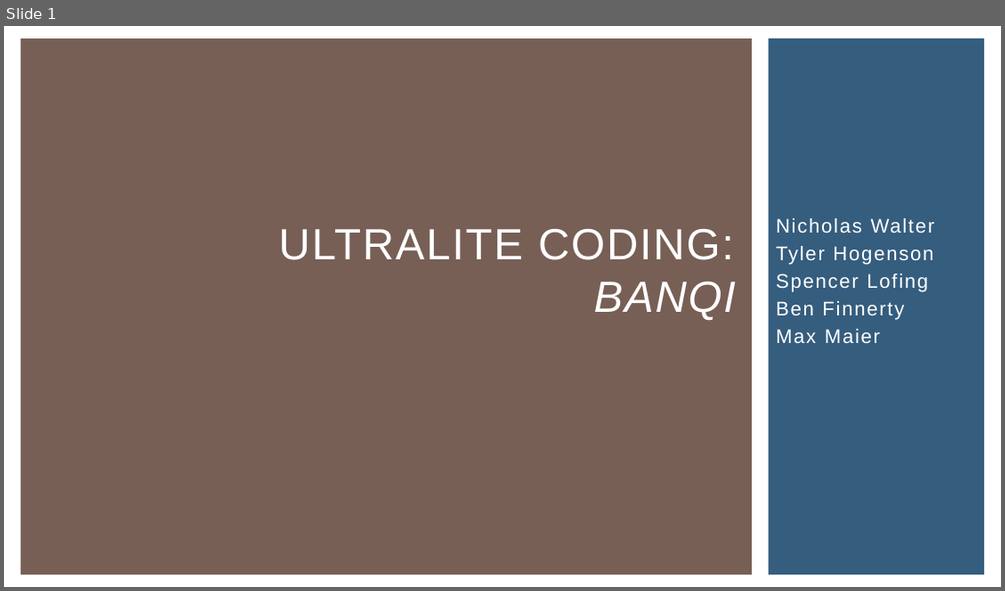
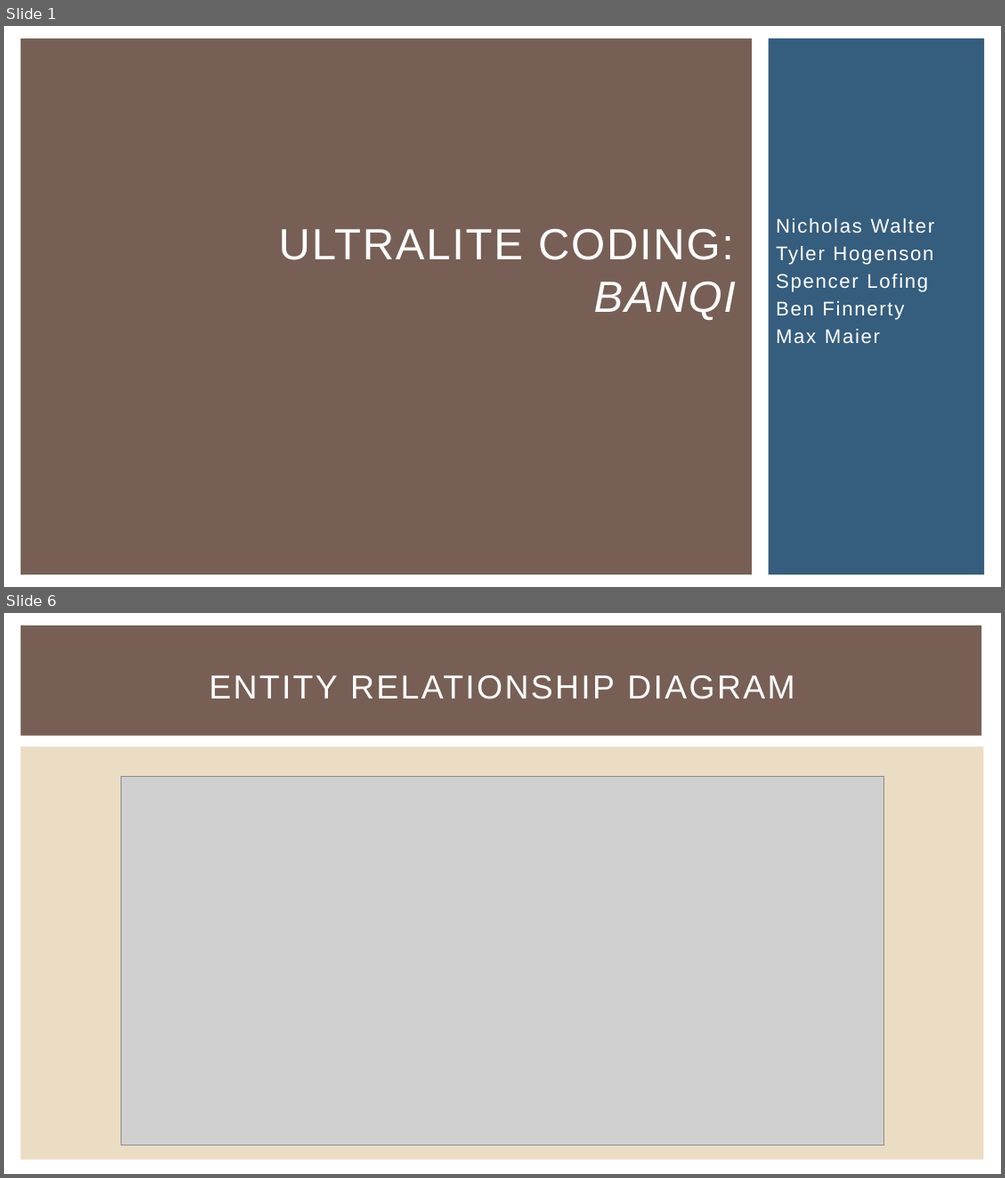
Before and after one commit to NickWaltCSU/cs414-f17-301-UltraLiteCoding, a slide deck: Presentation 4/Presentation.pptx. Shown one above the other, each under a label of ours: slide 1 before the commit, slides 1 and 6 after it; the slides between them are not shown. The pictures are 1005x591 and 1005x1178 pixels, drawn with LibreOffice and Linux fonts; fonts in the diff are those of the drawing; grey boxes stand for pictures. Boxes give left, top, right and bottom in pixels: in the first picture for what was removed or moved away, otherwise in the second. Text is boxed around its words. In the diff, an @@ line names an element or a change of style, - is before the commit and + after.

Commit message:
Presentation Stuff

```diff
--- a/Presentation 4/Presentation.pptx
+++ b/Presentation 4/Presentation.pptx
@@ slide 6 added at (4,613,1001,1174), background #FFFFFF @@
@@ rectangle added at (20,625,981,736), fill #775F55 @@
@@ title added at (209,675,794,699), 32 pt, text #FFFFFF @@
+ENTITY RELATIONSHIP DIAGRAM
@@ rectangle added at (20,747,984,1159), fill #EBDDC3 @@
@@ picture added at (121,776,884,1144) @@
```
Also in this commit, not shown: 4 other slides added, 1 other file.
